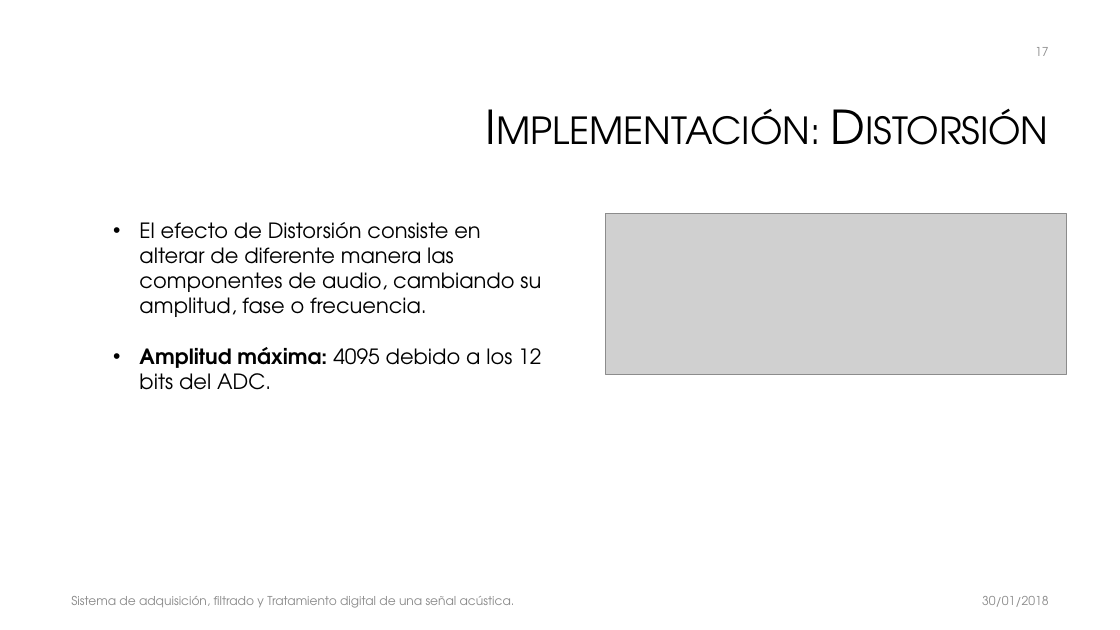
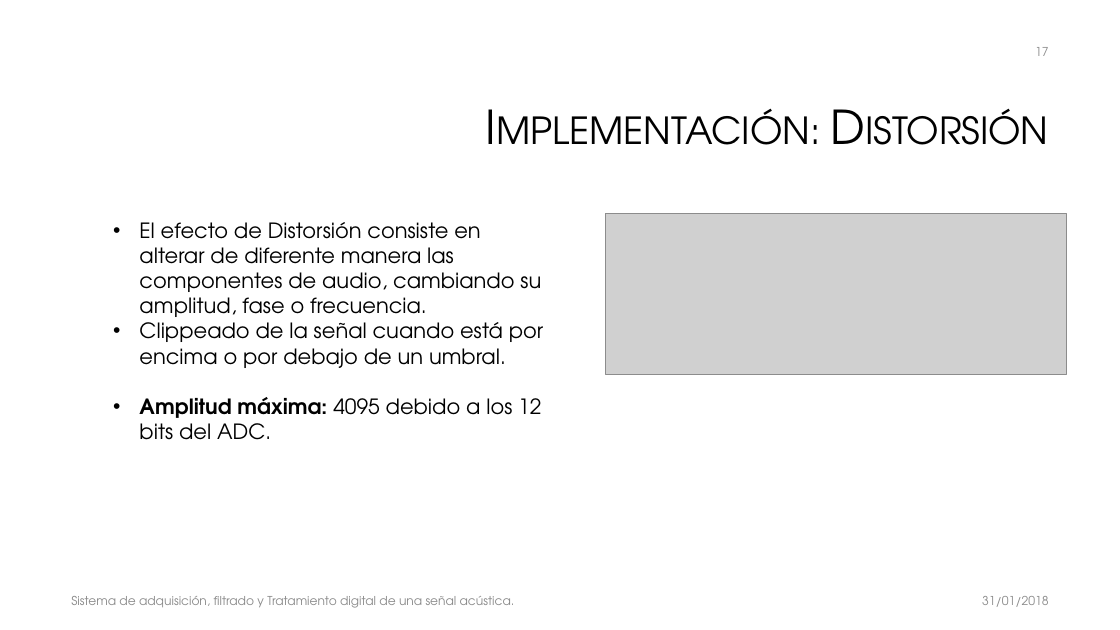
Before and after one commit to galledohm/Prueba1, a slide deck: slide 17 of Subsis/Presentación/Sistema de adquisición, filtrado y Tratamiento digital.pptx. Drawn at 1120x630 pixels with LibreOffice and Linux fonts; fonts in the diff are those of the drawing; grey boxes stand for pictures; background and template pictures are left out. Boxes give left, top, right and bottom in pixels: in the first picture for what was removed or moved away, otherwise in the second. Text is boxed around its words. In the diff, an @@ line names an element or a change of style, - is before the commit and + after.

```diff
--- a/Subsis/Presentación/Sistema de adquisición, filtrado y Tratamiento digital.pptx
+++ b/Subsis/Presentación/Sistema de adquisición, filtrado y Tratamiento digital.pptx
@@ text at (x1=139, y1=316, x2=543, y2=368): paragraph added @@
+  • Clippeado de la señal cuando está por encima o por debajo de un umbral.
@@ text at (x1=982, y1=596, x2=1048, y2=607): text changed @@
-30/01/2018
+31/01/2018
```
Also in this commit, not shown: 27 other slides changed.
